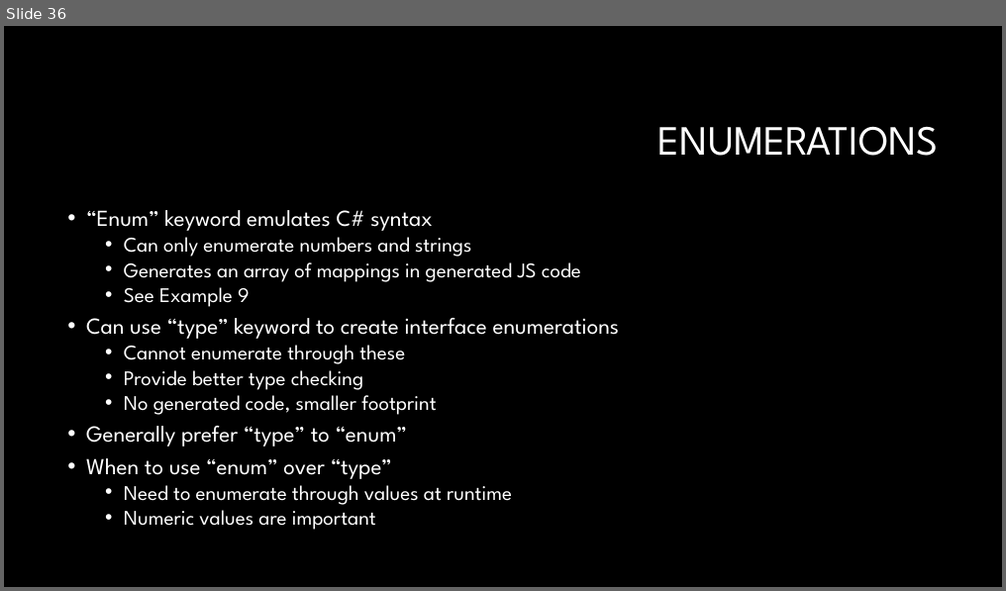
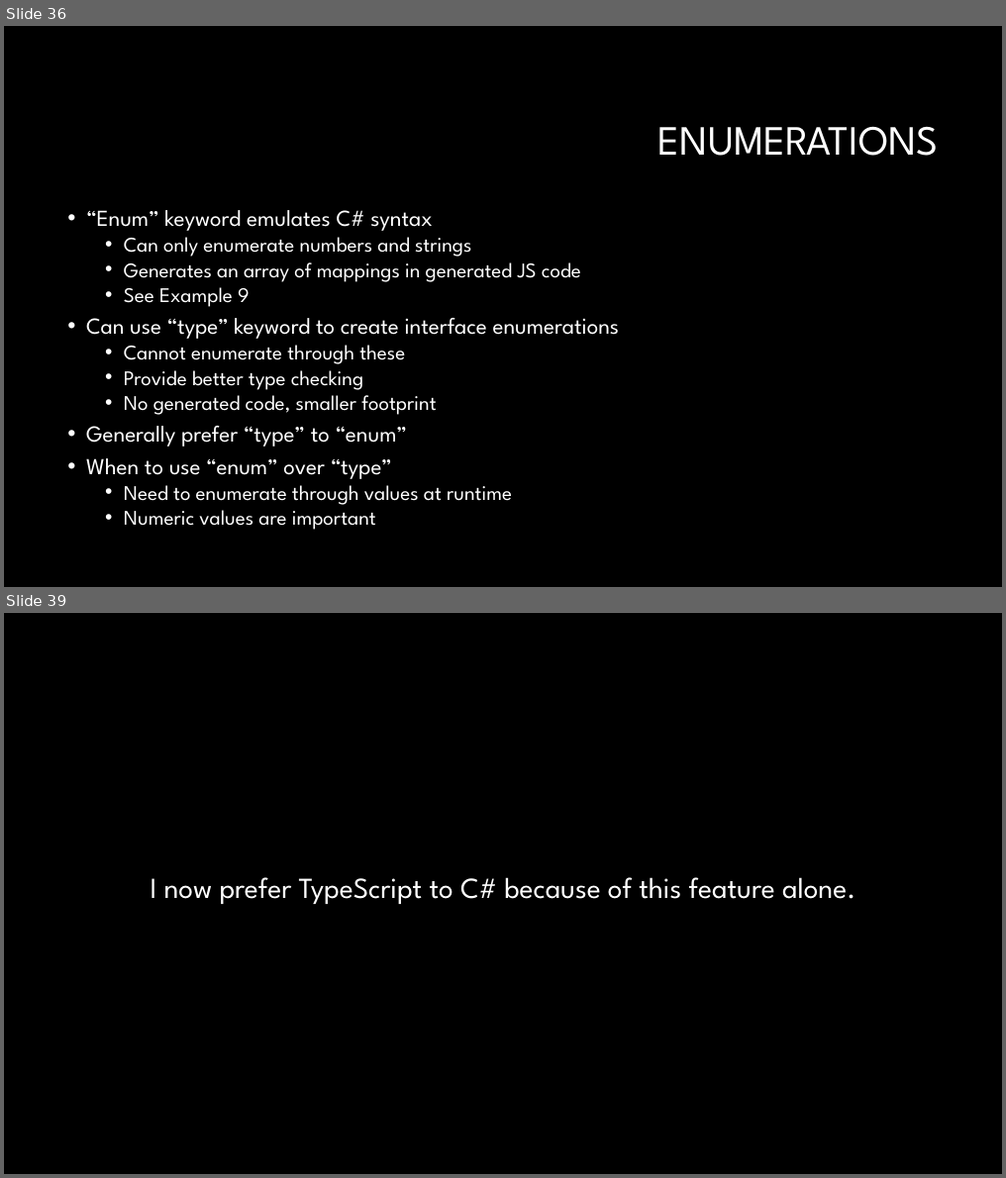
Before and after one commit to RonPenton/intro-to-typescript, a slide deck: Web development with Typescript.pptx. Shown one above the other, each under a label of ours: slide 36 before the commit, slides 36 and 39 after it; the slides between them are not shown. The pictures are 1006x591 and 1006x1178 pixels, drawn with LibreOffice and Linux fonts; fonts in the diff are those of the drawing; background and template pictures are left out. Boxes give left, top, right and bottom in pixels: in the first picture for what was removed or moved away, otherwise in the second. Text is boxed around its words. In the diff, an @@ line names an element or a change of style, - is before the commit and + after.

```diff
--- a/Web development with Typescript.pptx
+++ b/Web development with Typescript.pptx
@@ slide 39 added at (4, 613, 1002, 1174), background #000000 @@
@@ text added at (151, 877, 855, 904), 28 pt, text #FFFFFF @@
+I now prefer TypeScript to C# because of this feature alone.
```
Also in this commit, not shown: 5 other slides added, 8 other files.
